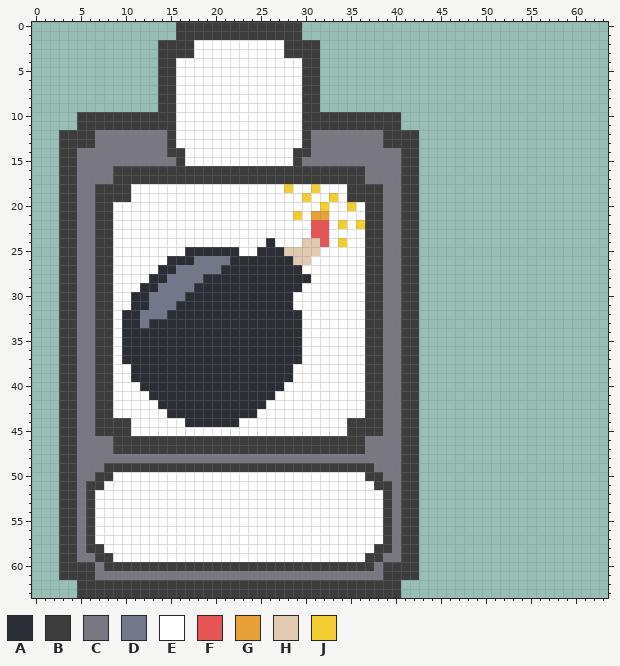
Edited in one commit: pixel-art sprite (src/images/card-bomb.png). Above is the file before it was changed.
The file is 64x64 pixels. The old version is drawn lined up with the new one.
Palette (. is transparent): A #2c2e35  B #3d3d3d  C #797882  D #727789  E #ffffff  F #e65555  G #e7a138  H #e2cab0  J #f2ce33
Pixels before (only the part around the change), first column x 28:
27 AAEEEEEEEBBCCBB.....................
28 AAAEEEEEEBBCCBB.....................
29 AAEEEEEEEBBCCBB.....................
30 AEEEEEEEEBBCCBB.....................
31 AEEEEEEEEBBCCBB.....................
32 AAEEEEEEEBBCCBB.....................
33 AAEEEEEEEBBCCBB.....................
34 AAEEEEEEEBBCCBB.....................
35 AAEEEEEEEBBCCBB.....................
36 AAEEEEEEEBBCCBB.....................
37 AAEEEEEEEBBCCBB.....................
38 AEEEEEEEEBBCCBB.....................
39 AEEEEEEEEBBCCBB.....................
40 EEEEEEEEEBBCCBB.....................
41 EEEEEEEEEBBCCBB.....................
42 EEEEEEEEEBBCCBB.....................
43 EEEEEEEEEBBCCBB.....................
44 EEEEEEEBBBBCCBB.....................
45 EEEEEEEBBBBCCBB.....................
46 BBBBBBBBBCCCCBB.....................
47 BBBBBBBBBCCCCBB.....................
48 CCCCCCCCCCCCCBB.....................
49 BBBBBBBBBBCCCBB.....................
50 EEEEEEEEEBBCCBB.....................
51 EEEEEEEEEEBBCBB.....................
52 EEEEEEEEEEEBCBB.....................
53 EEEEEEEEEEEBCBB.....................
54 EEEEEEEEEEEBCBB.....................
55 EEEEEEEEEEEBCBB.....................
56 EEEEEEEEEEEBCBB.....................
57 EEEEEEEEEEEBCBB.....................
58 EEEEEEEEEEBBCBB.....................
59 EEEEEEEEEBBCCBB.....................
60 BBBBBBBBBBCBBBB.....................
61 CCCCCCCCCCCBBBB.....................
62 BBBBBBBBBBBBB.......................
63 BBBBBBBBBBBBB.......................
After:
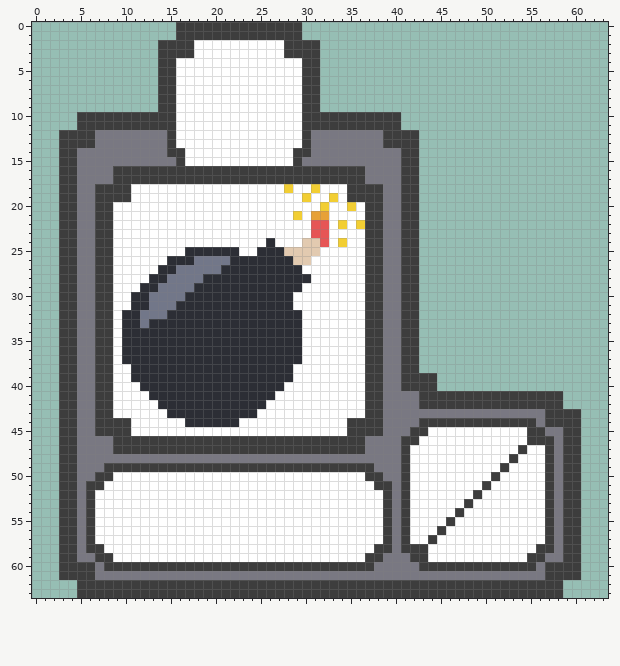
The author wrote: add maximum value per cards
Changes in this commit:
whole drawing moved by -9,+0 (the old picture is shown already moved)
y 39..40: x 43..44 .. -> BB
y 41..42: x 41..58 BB................ -> CCBBBBBBBBBBBBBBBB
y 43: x 41..60 BB.................. -> CCCCCCCCCCCCCCCCBBBB
y 44: x 41..60 BB.................. -> CCBBBBBBBBBBBBBCBBBB
y 45: x 41 B -> C; x 43..60 .................. -> BEEEEEEEEEEEBBCCBB
y 46: x 43..60 .................. -> EEEEEEEEEEEEBBBCBB
y 47: x 42..60 B.................. -> EEEEEEEEEEEEBEEBCBB
y 48: x 42..60 B.................. -> EEEEEEEEEEEBEEEBCBB
y 49: x 42..60 B.................. -> EEEEEEEEEEBEEEEBCBB
y 50: x 42..60 B.................. -> EEEEEEEEEBEEEEEBCBB
y 51: x 42..60 B.................. -> EEEEEEEEBEEEEEEBCBB
y 52: x 42..60 B.................. -> EEEEEEEBEEEEEEEBCBB
y 53: x 42..60 B.................. -> EEEEEEBEEEEEEEEBCBB
y 54: x 42..60 B.................. -> EEEEEBEEEEEEEEEBCBB
y 55: x 42..60 B.................. -> EEEEBEEEEEEEEEEBCBB
y 56: x 42..60 B.................. -> EEEBEEEEEEEEEEEBCBB
y 57: x 42..60 B.................. -> EEBEEEEEEEEEEEEBCBB
y 58: x 43..60 .................. -> BEEEEEEEEEEEEBBCBB
y 59: x 41 B -> C; x 43..60 .................. -> BEEEEEEEEEEEBBCCBB
y 60: x 39..60 BBBB.................. -> CCCCBBBBBBBBBBBBBCBBBB
y 61: x 39..60 BBBB.................. -> CCCCCCCCCCCCCCCCCCBBBB
y 62..63: x 41..58 .................. -> BBBBBBBBBBBBBBBBBB
Pixel boxes of the changes (left, top, right, bottom) in both pictures:
changed: (383, 373, 581, 598)
